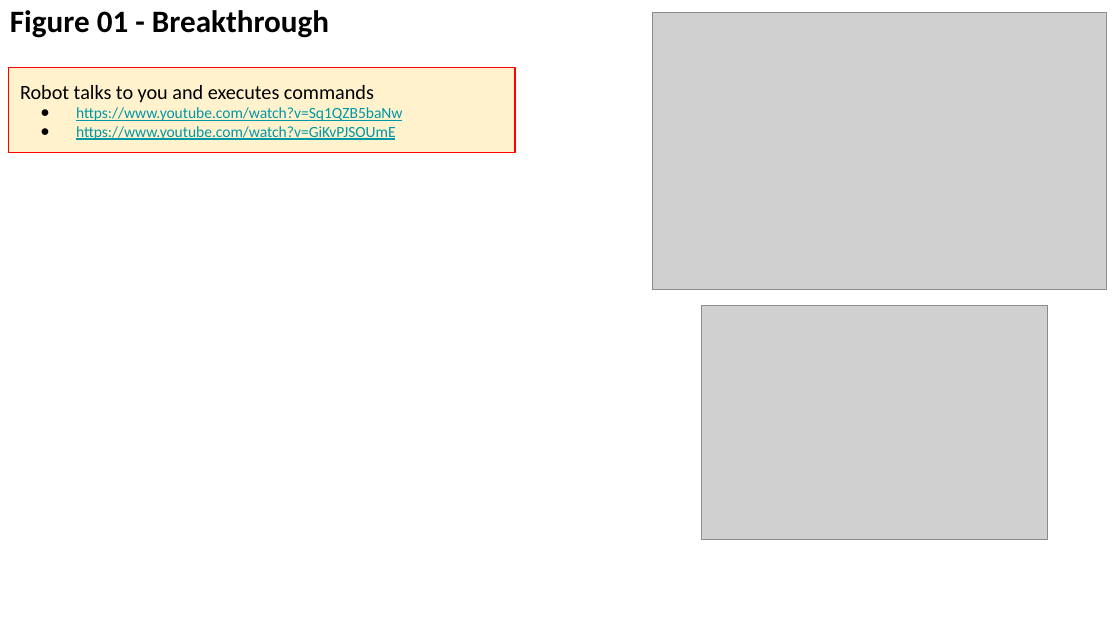
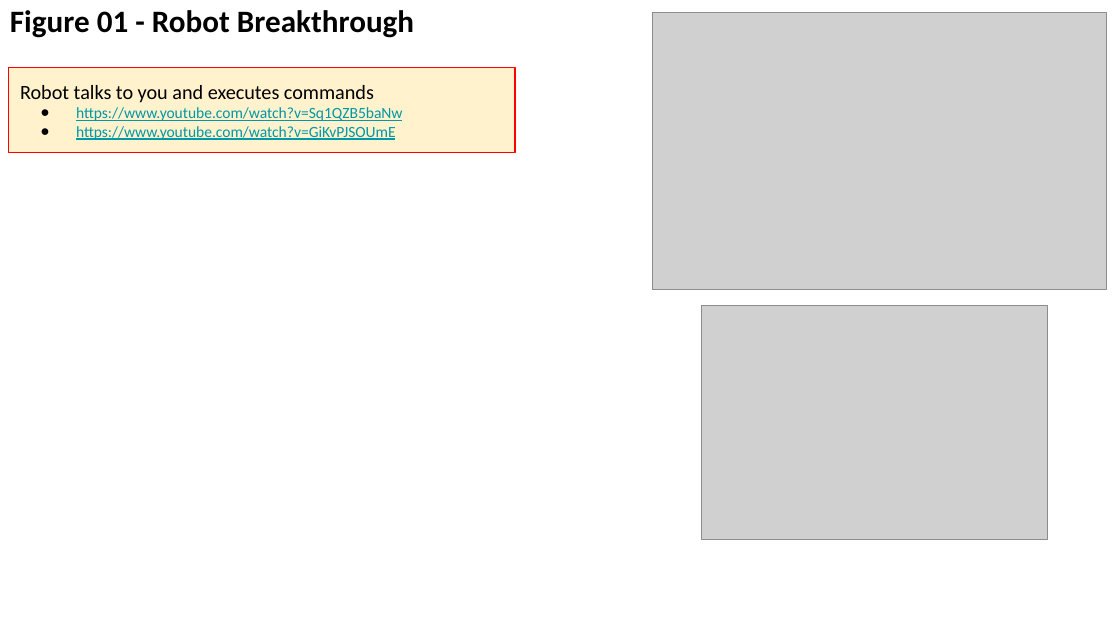
Before and after one commit to lselector/seminar, a slide deck: slide 21 of 2024/2024-03-15-AI-Updates.pptx (slide 19 before the commit). Drawn at 1120x630 pixels with LibreOffice and Linux fonts; fonts in the diff are those of the drawing; grey boxes stand for pictures. Boxes give left, top, right and bottom in pixels: in the first picture for what was removed or moved away, otherwise in the second. Text is boxed around its words. In the diff, an @@ line names an element or a change of style, - is before the commit and + after.

```diff
--- a/2024/2024-03-15-AI-Updates.pptx
+++ b/2024/2024-03-15-AI-Updates.pptx
@@ text at (x1=10, y1=10, x2=414, y2=38): text changed @@
-Figure 01 - Breakthrough
+Figure 01 - Robot Breakthrough
```
Also in this commit, not shown: 10 other slides changed, 1 slide added.
